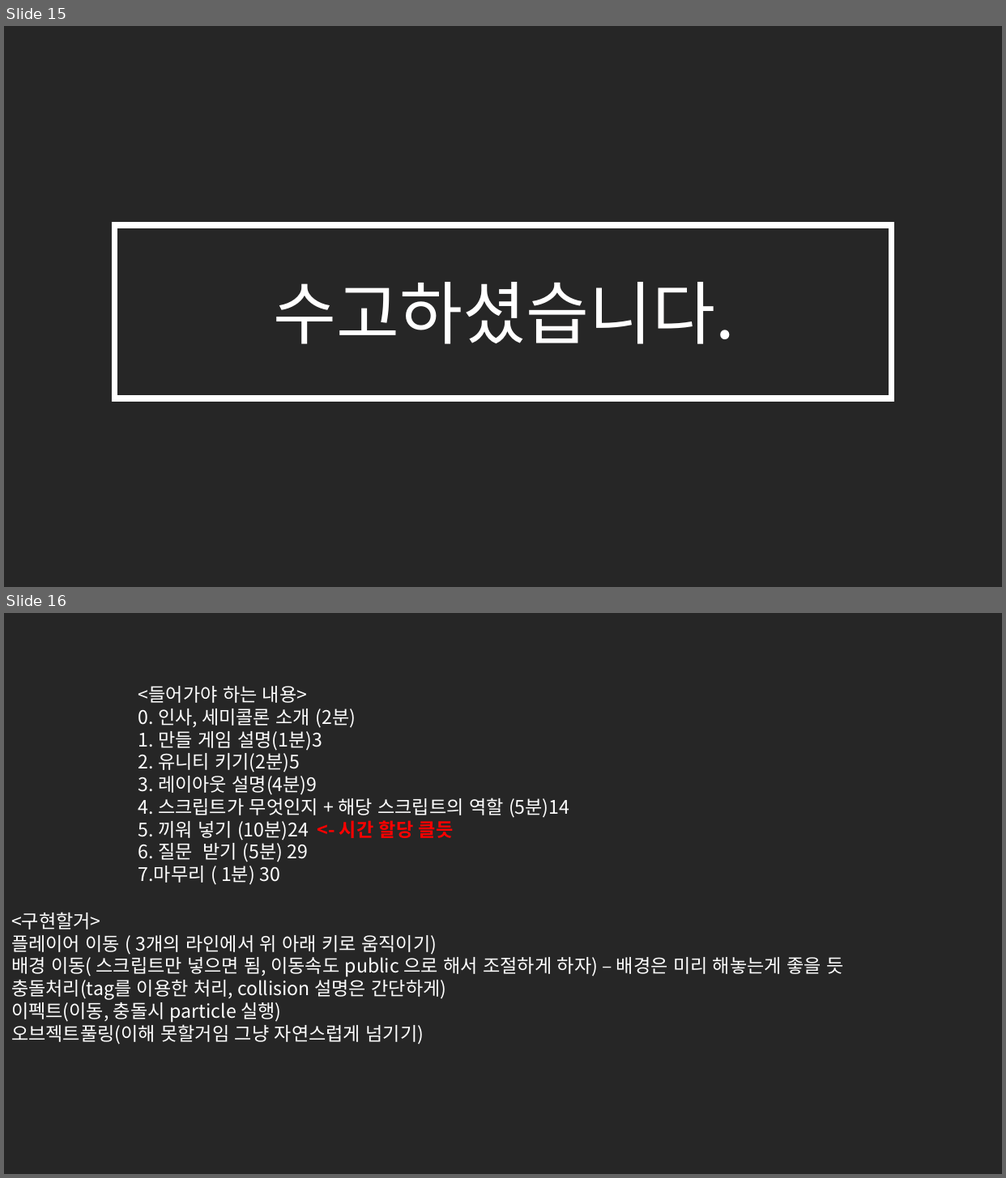
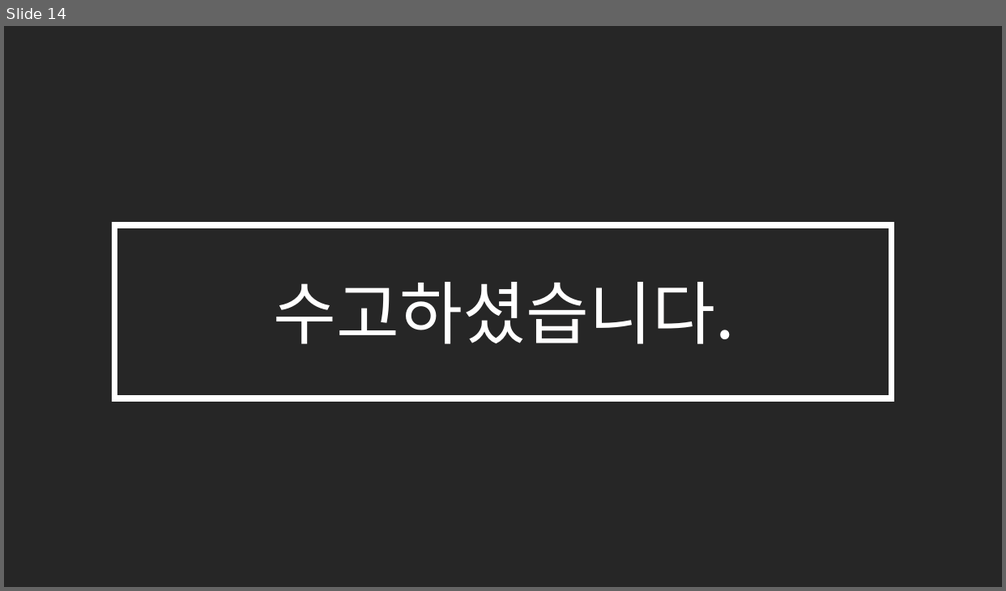
Before and after one commit to SeunghoHam/semicolon_EndlessRunner, a slide deck: 세미콜론 게임부분 강의자료.pptx. Shown one above the other, each under a label of ours: slides 15 and 16 before the commit, slide 14 after it. The pictures are 1006x1178 and 1006x591 pixels, drawn with LibreOffice and Linux fonts; fonts in the diff are those of the drawing; background and template pictures are left out. Boxes give left, top, right and bottom in pixels: in the first picture for what was removed or moved away, otherwise in the second. Text is boxed around its words. In the diff, an @@ line names an element or a change of style, - is before the commit and + after.

```diff
--- a/세미콜론 게임부분 강의자료.pptx
+++ b/세미콜론 게임부분 강의자료.pptx
@@ slide 16 removed at <box>4,613,1002,1174</box>, background #262626 @@
@@ text removed at <box>138,686,569,885</box> @@
-<들어가야 하는 내용>
-0. 인사, 세미콜론 소개 (2분)
-1. 만들 게임 설명(1분)3
-2. 유니티 키기(2분)5
-3. 레이아웃 설명(4분)9
-4. 스크립트가 무엇인지 + 해당 스크립트의 역할 (5분)14
-5. 끼워 넣기 (10분)24 <- 시간 할당 클듯
-6. 질문 받기 (5분) 29
-7.마무리 ( 1분) 30
@@ text removed at <box>11,912,843,1045</box> @@
-<구현할거>
-플레이어 이동 ( 3개의 라인에서 위 아래 키로 움직이기)
-배경 이동( 스크립트만 넣으면 됨, 이동속도 public 으로 해서 조절하게 하자) – 배경은 미리 해놓는게 좋을 듯
-충돌처리(tag를 이용한 처리, collision 설명은 간단하게)
-이펙트(이동, 충돌시 particle 실행)
-오브젝트풀링(이해 못할거임 그냥 자연스럽게 넘기기)
@@ what was slide 15 is now slide 14 @@
```
Also in this commit, not shown: 2 slides added, 3 other slides removed, 15 other files.
